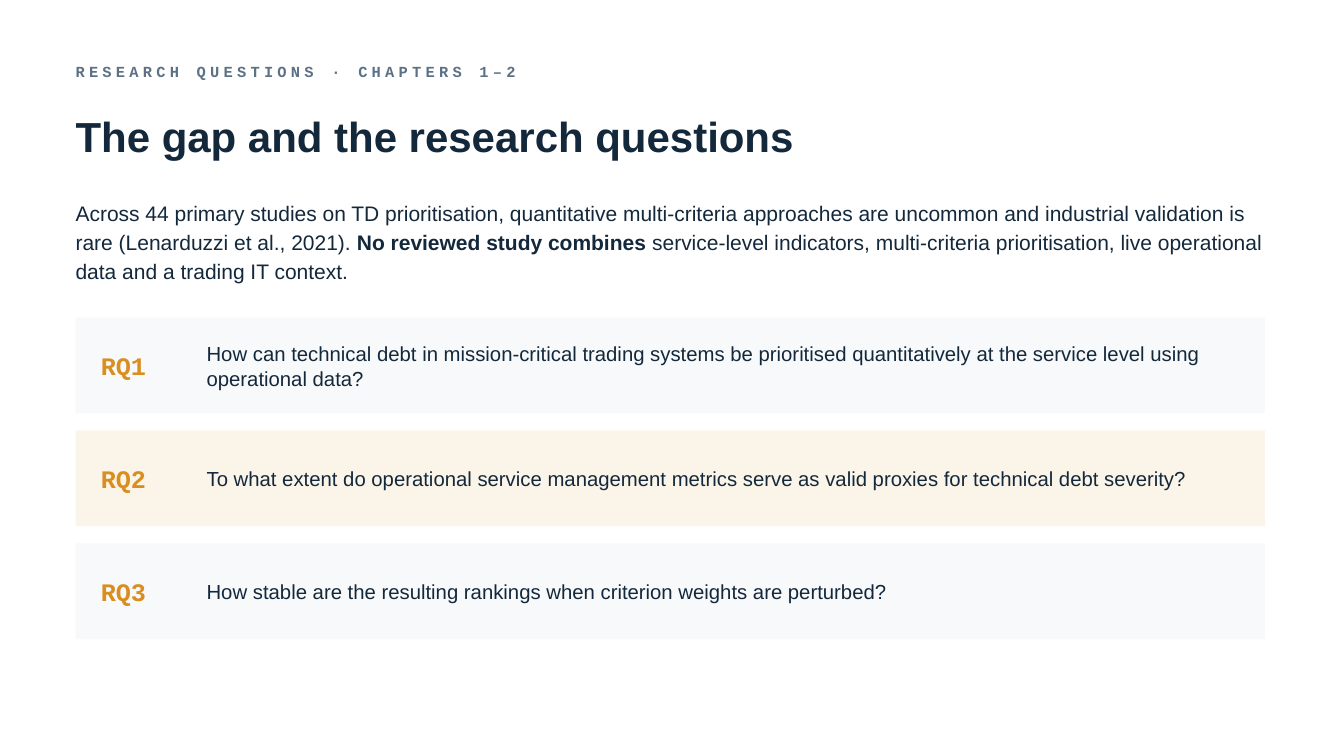
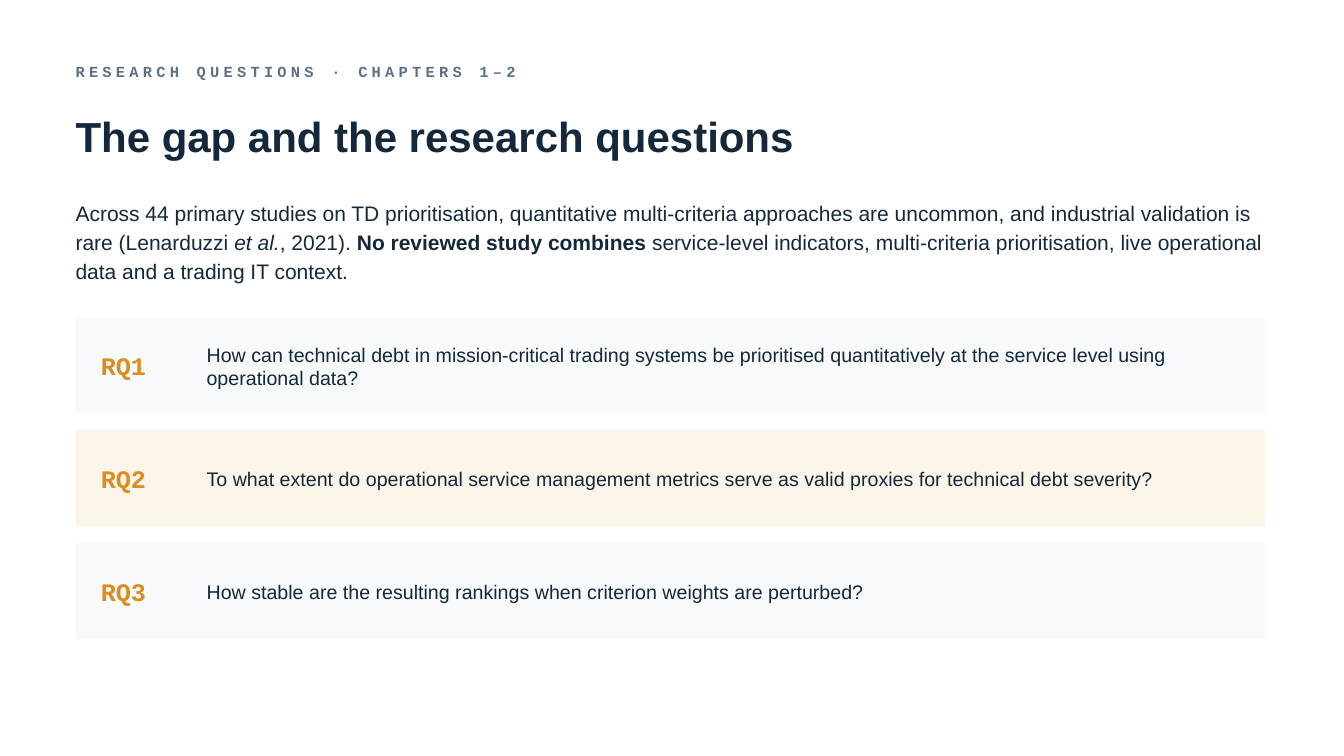
Before and after one commit to TobiZeier/MScProject, a slide deck: slide 3 of presentation/defense.pptx. Drawn at 1344x756 pixels with LibreOffice and Linux fonts; fonts in the diff are those of the drawing. Boxes give left, top, right and bottom in pixels: in the first picture for what was removed or moved away, otherwise in the second. Text is boxed around its words. In the diff, an @@ line names an element or a change of style, - is before the commit and + after.

```diff
--- a/presentation/defense.pptx
+++ b/presentation/defense.pptx
@@ text at box(76, 205, 1262, 283): text changed @@
-Across 44 primary studies on TD prioritisation, quantitative multi-criteria approaches are uncommon and industrial validation is rare (Lenarduzzi et al., 2021). No reviewed study combines service-level indicators, multi-criteria prioritisation, live operational data and a trading IT context.
+Across 44 primary studies on TD prioritisation, quantitative multi-criteria approaches are uncommon, and industrial validation is rare (Lenarduzzi et al., 2021). No reviewed study combines service-level indicators, multi-criteria prioritisation, live operational data and a trading IT context.
@@ size 14.5 to 14 pt in 3 elements at box(207, 347, 1165, 389), box(207, 471, 1153, 490), box(207, 584, 863, 603) @@
```
Also in this commit, not shown: 15 other slides changed, 19 other files.
